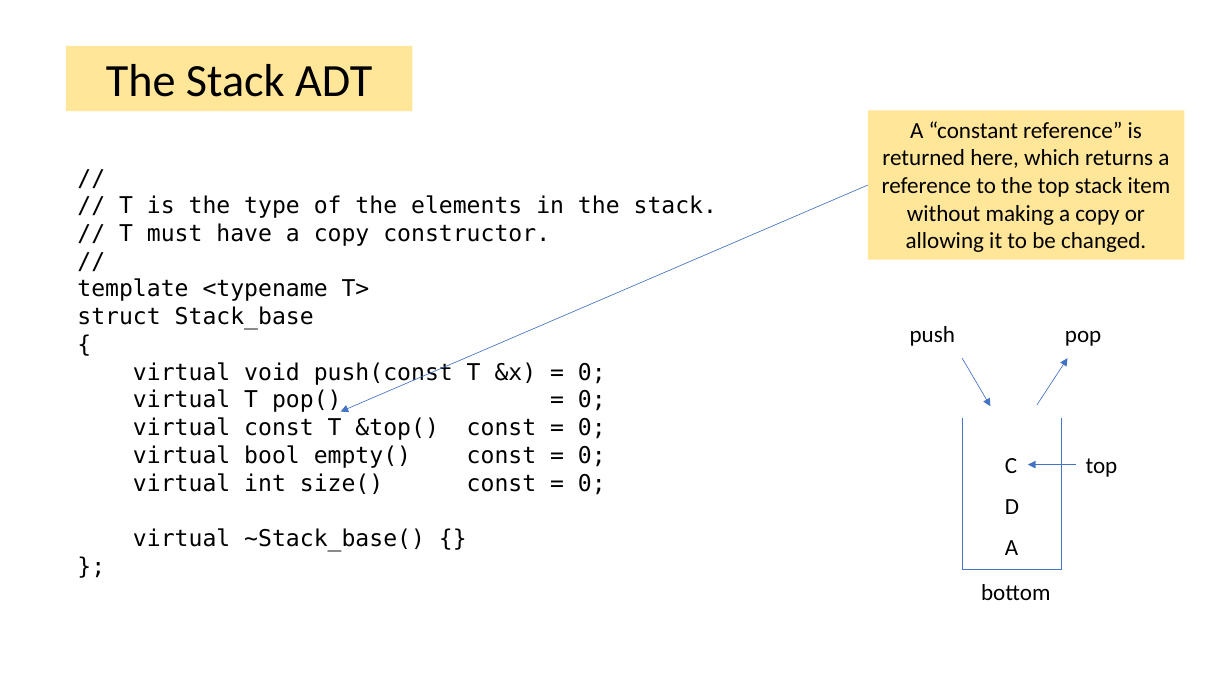
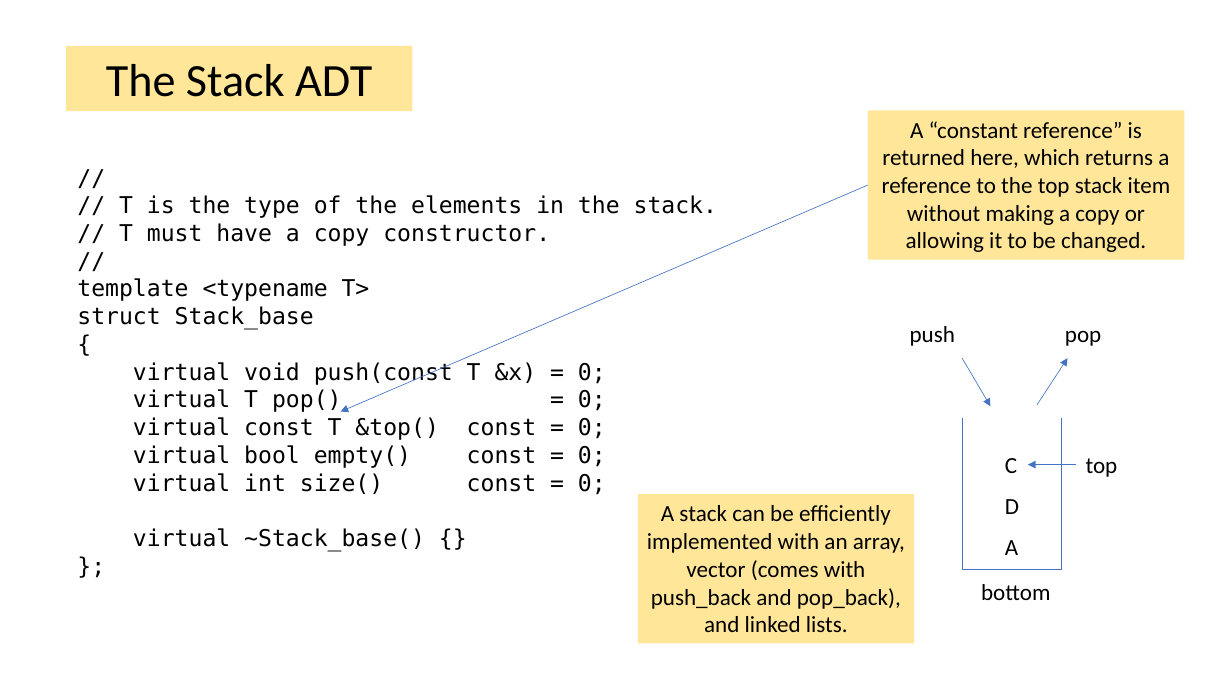
Before and after one commit to tjd1234/cmpt225fall2023, a slide deck: slide 20 of lecture_notes/week4/week4.pptx (slide 19 before the commit). Drawn at 1232x693 pixels with LibreOffice and Linux fonts; fonts in the diff are those of the drawing. Boxes give left, top, right and bottom in pixels: in the first picture for what was removed or moved away, otherwise in the second. Text is boxed around its words. In the diff, an @@ line names an element or a change of style, - is before the commit and + after.

```diff
--- a/lecture_notes/week4/week4.pptx
+++ b/lecture_notes/week4/week4.pptx
@@ rectangle added at bbox=[638, 494, 914, 644], fill #FFE699, 18 pt, text #000000 @@
+A stack can be efficiently implemented with an array, vector (comes with push_back and pop_back), and linked lists.
```
Also in this commit, not shown: 7 other slides changed, 4 slides added, 3 other files.
